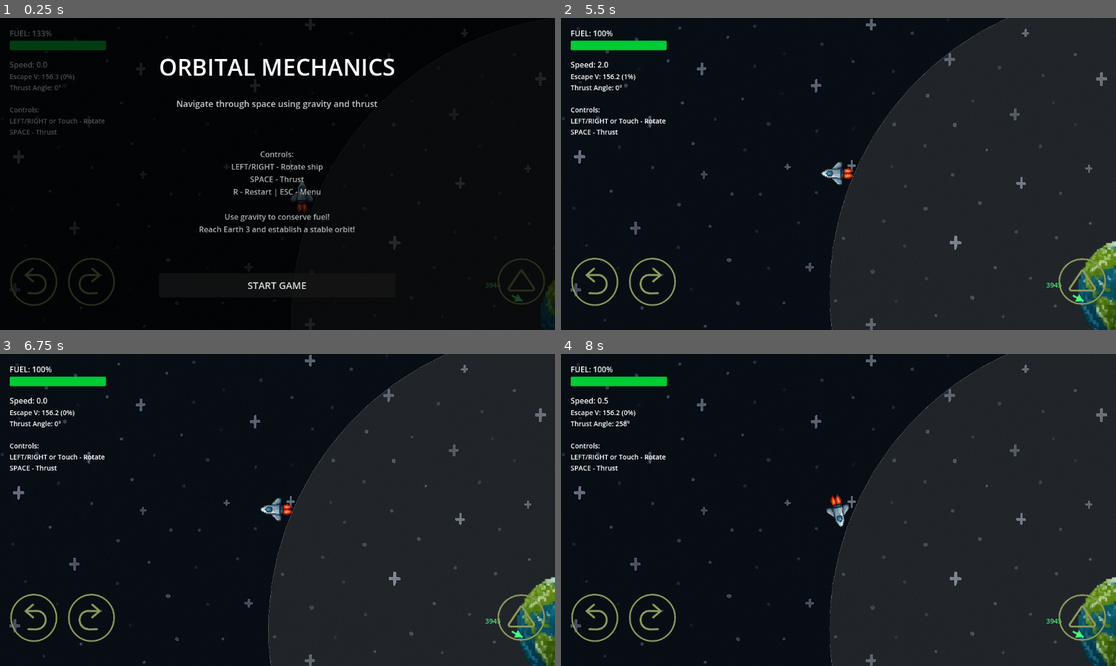
Above: before the commit, frames 1-4 (two rows, left to right).
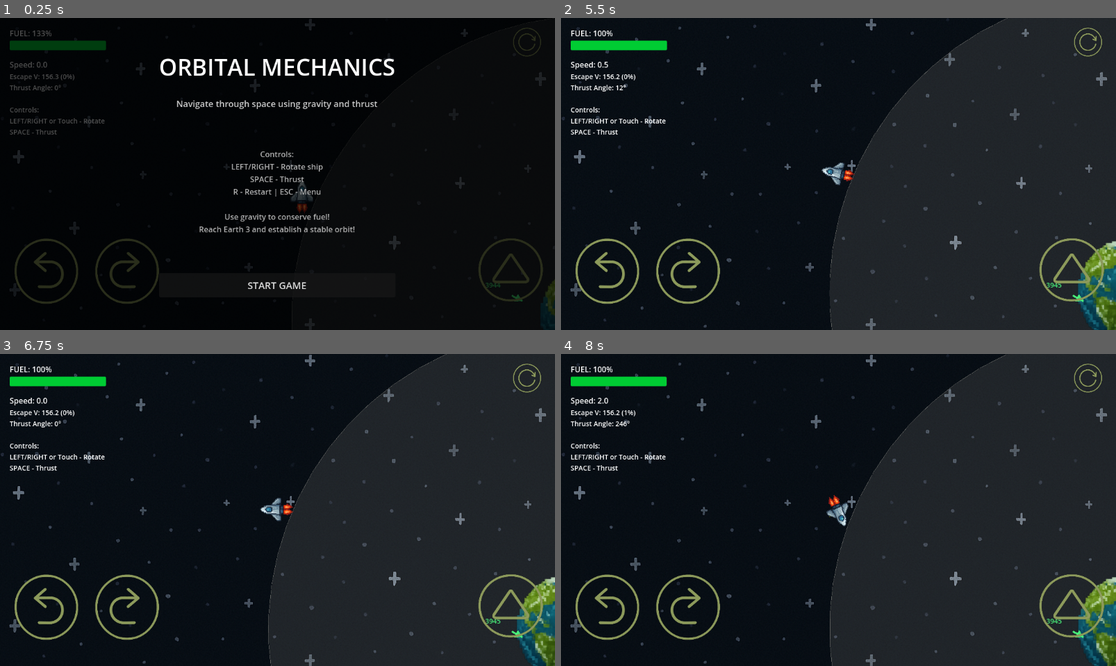
Above: after the commit, the same moments.

Repository: magedeungaro/Orbit
Game: Godot game, scene res://main.tscn
Same seed, same stepped clock (60 frames per second), same inputs: the game is played once before the commit and once after it.
Inputs (mouse positions are in pixels of both pictures, inside the frame that each line leads up to; where the layout moved, square brackets give the same spot in the first picture):
- Up to frame 1 (0.25 s): no input
- Up to frame 2 (5.5 s): click (1088, 42) at 0.52 s; click "START GAME" at 1.25 s; click (605, 270) [594, 283] at 2 s; click (688, 270) [649, 283] at 2.75 s; click (1071, 270) [1082, 283] at 3.5 s; tap Enter at 4.25 s; hold Right (ui_right) 4.28-5.03 s; tap R at 4.35, 5.1 s; tap Space (ui_select) at 4.52, 5.27 s; hold Down (ui_down) from 5.03 s (still down)
- Up to frame 3 (6.75 s): release Down (ui_down) at 5.78 s; hold Right (ui_right) 5.78-6.53 s; tap R at 5.85, 6.6 s; hold Up (ui_up) from 6.53 s (still down)
- Up to frame 4 (8 s): tap Space (ui_select) at 6.77, 7.25, 7.52 s; release Up (ui_up) at 7.28 s; hold Left (ui_left) from 7.28 s (still down); tap R at 7.35 s

The runs differ from the first frame. In frame 1, 1.5% of the frame differs, in the area x 1-99%, y 3-93%; in frame 2, 2.3%; in frame 3, 2.0%; in frame 4, 2.3%, in the area x 1-100%, y 0-100%.

Commit message:
Add touch reset button functionality and update main scene

Diff:
--- a/main.tscn
+++ b/main.tscn
@@ -13,8 +13,10 @@
 [ext_resource type="Script" uid="uid://cm32hpkcttddn" path="res://scripts/game_manager.gd" id="10_game_mgr"]
 [ext_resource type="Texture2D" uid="uid://c2s2aw07goloe" path="res://Assets/Sprites/Turn Left.PNG" id="12_ycdy4"]
 [ext_resource type="Texture2D" uid="uid://bkdb5pkkjext5" path="res://Assets/Sprites/Turn Right Mobile Touch control.PNG" id="13_w48qg"]
-[ext_resource type="Script" path="res://scripts/touch_rotate_button.gd" id="14_touch_btn"]
-[ext_resource type="Texture2D" path="res://Assets/Sprites/Thrust Mobile Button.PNG" id="15_thrust"]
+[ext_resource type="Script" uid="uid://dnpycpwdqswyl" path="res://scripts/touch_rotate_button.gd" id="14_touch_btn"]
+[ext_resource type="Texture2D" uid="uid://b8poanb6efsb0" path="res://Assets/Sprites/Thrust Mobile Button.PNG" id="15_thrust"]
+[ext_resource type="Texture2D" uid="uid://d0oo3cw8ue2cu" path="res://Assets/Sprites/Reset Button Touch Control.PNG" id="16_reset"]
+[ext_resource type="Script" uid="uid://bxsu6bukorl6c" path="res://scripts/touch_reset_button.gd" id="17_reset_btn"]
 
 [sub_resource type="RectangleShape2D" id="RectangleShape2D_kc8bv"]
 size = Vector2(20, 61)
@@ -101,27 +103,28 @@
 anchors_preset = 2
 anchor_top = 1.0
 anchor_bottom = 1.0
-offset_left = 20.0
-offset_top = -150.0
-offset_right = 120.0
-offset_bottom = -50.0
+offset_left = 28.0
+offset_top = -190.00003
+offset_right = 128.0
+offset_bottom = -90.0
 grow_vertical = 0
+scale = Vector2(1.3599997, 1.3599997)
 texture_normal = ExtResource("12_ycdy4")
 ignore_texture_size = true
 stretch_mode = 0
 script = ExtResource("14_touch_btn")
-action_name = "rotate_left"
 
 [node name="RightRotateButton" type="TextureButton" parent="TouchControls/TouchControlContainer"]
 layout_mode = 1
 anchors_preset = 2
 anchor_top = 1.0
 anchor_bottom = 1.0
-offset_left = 140.0
-offset_top = -150.0
-offset_right = 240.0
-offset_bottom = -50.0
+offset_left = 195.99998
+offset_top = -190.00003
+offset_right = 296.0
+offset_bottom = -90.0
 grow_vertical = 0
+scale = Vector2(1.3599997, 1.3599997)
 texture_normal = ExtResource("13_w48qg")
 ignore_texture_size = true
 stretch_mode = 0
@@ -135,14 +138,30 @@
 anchor_top = 1.0
 anchor_right = 1.0
 anchor_bottom = 1.0
-offset_left = -120.0
-offset_top = -150.0
-offset_right = -20.0
-offset_bottom = -50.0
+offset_left = -160.00018
+offset_top = -192.0
+offset_right = -60.000244
+offset_bottom = -92.0
 grow_horizontal = 0
 grow_vertical = 0
+scale = Vector2(1.3599997, 1.3599997)
 texture_normal = ExtResource("15_thrust")
 ignore_texture_size = true
 stretch_mode = 0
 script = ExtResource("14_touch_btn")
 action_name = "ui_select"
+
+[node name="ResetButton" type="TextureButton" parent="TouchControls/TouchControlContainer"]
+layout_mode = 1
+anchors_preset = 1
+anchor_left = 1.0
+anchor_right = 1.0
+offset_left = -88.0
+offset_top = 20.0
+offset_right = -28.0
+offset_bottom = 80.0
+grow_horizontal = 0
+texture_normal = ExtResource("16_reset")
+ignore_texture_size = true
+stretch_mode = 0
+script = ExtResource("17_reset_btn")
--- /dev/null
+++ b/scripts/touch_reset_button.gd
@@ -0,0 +1,13 @@
+extends TextureButton
+## Touch button that restarts the game when pressed
+
+
+func _ready() -> void:
+	pressed.connect(_on_pressed)
+
+
+func _on_pressed() -> void:
+	# Find the game manager and call restart
+	var game_manager = get_tree().root.find_child("GameManager", true, false)
+	if game_manager and game_manager.has_method("restart_game"):
+		game_manager.restart_game()
Not shown: 1 places in main.tscn that only renumber resources
Not shown, added: scripts/touch_reset_button.gd.uid
